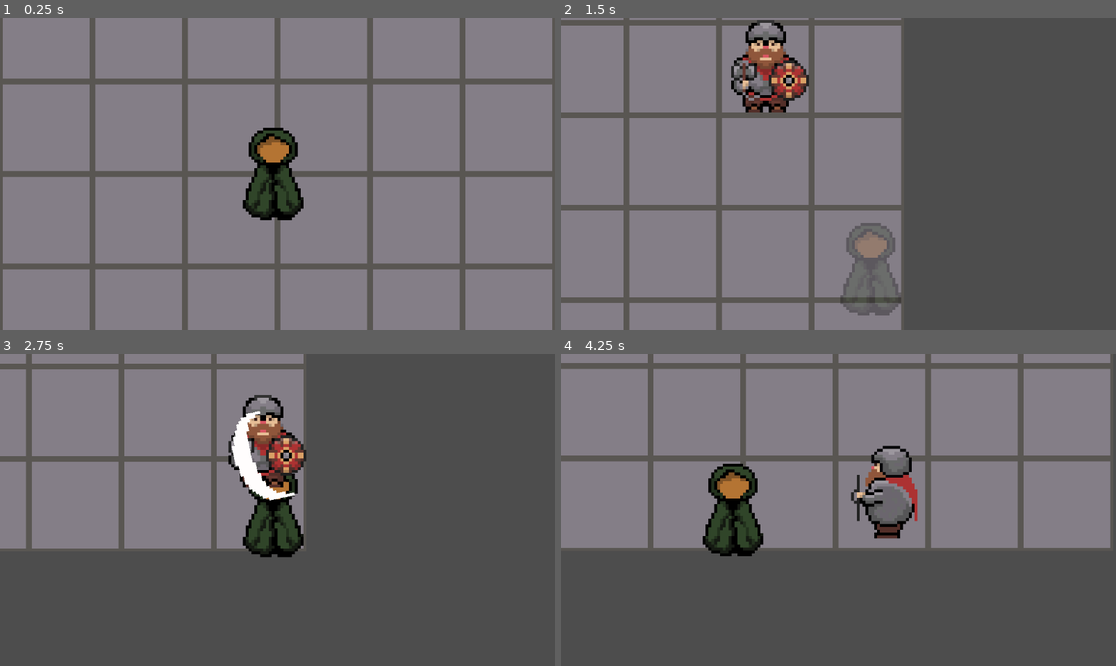
Above: before the commit, frames 1-4 (two rows, left to right).
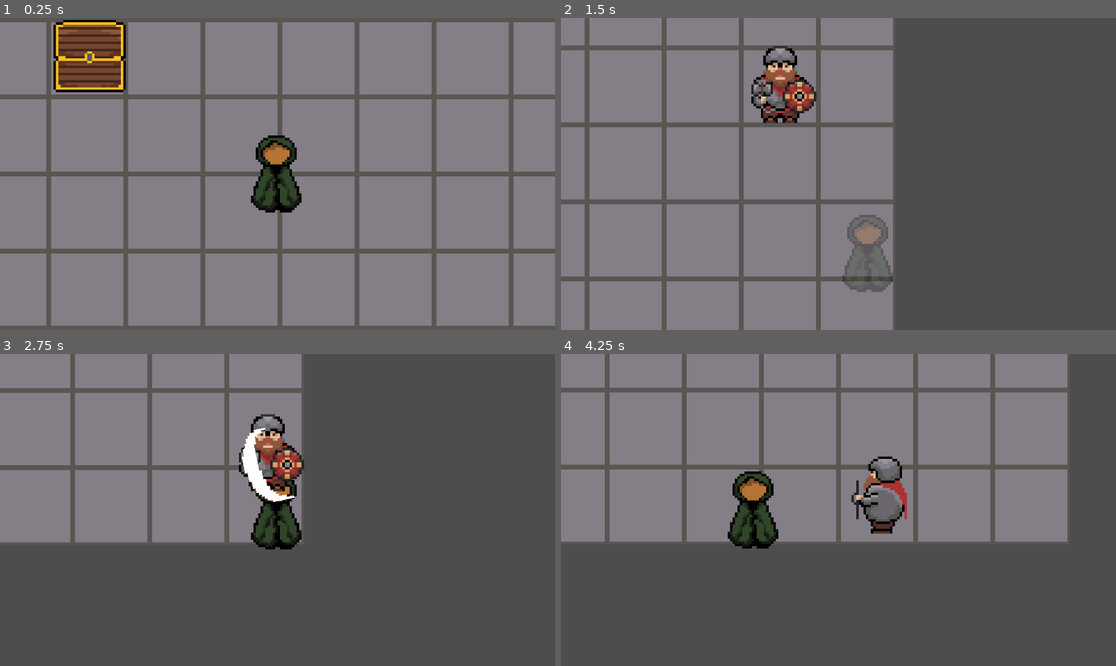
Above: after the commit, the same moments.

Repository: afilipovski/masked-descent
Game: Godot game, scene res://scenes/test_room.tscn
Two runs of this game, one before a commit and one after it. Both use one fixed random seed, a clock stepped at 60 frames per second and the inputs below. This scene is started directly instead of the project's main scene.
Inputs:
- Up to frame 1 (0.25 s): no input
- Up to frame 2 (1.5 s): tap Enter (ui_accept) at 0.5, 0.77 s; hold D (move_right) 0.53-1.28 s; tap E (Interact, bound only after the commit) at 0.6 s; hold S (move_down) from 1.28 s (still down); tap Tab (cycle_mask) at 1.35 s
- Up to frame 3 (2.75 s): tap Enter (ui_accept) at 1.52 s; tap E (Interact, bound only after the commit) at 1.55, 2.3 s; release S (move_down) at 2.03 s; hold D (move_right) from 2.03 s (still down); tap Shift (sprint) at 2.1 s
- Up to frame 4 (4.25 s): release D (move_right) at 2.78 s; hold W (move_up) 2.78-3.53 s; tap E (Interact, bound only after the commit) at 2.85, 3.6 s; tap Enter (ui_accept) at 3.02, 3.77 s; hold A (move_left) from 3.53 s (still down)

The runs differ from the first frame. In frame 1, 23% of the frame differs, in the area x 0-100%, y 0-100%; in frame 2, 19%; in frame 3, 11%; in frame 4, 21%.
Error in both runs: Invalid assignment of property or key 'texture' with value of type 'CompressedTexture2D' on a base object of type 'null instance'. (res://scripts/character_bod…

Commit message:
add treasure chest

Diff:
--- a/constants/inputs.gd
+++ b/constants/inputs.gd
@@ -10,3 +10,4 @@
 const SHOOT_DOWN = "shoot_down"
 const SPRINT = "sprint"
 const CYCLE_MASK = "cycle_mask"
+const INTERACT = "Interact"
--- a/project.godot
+++ b/project.godot
@@ -95,6 +95,11 @@
 "events": [Object(InputEventKey,"resource_local_to_scene":false,"resource_name":"","device":-1,"window_id":0,"alt_press …(195 unchanged characters)…
 ]
 }
+Interact={
+"deadzone": 0.2,
+"events": [Object(InputEventKey,"resource_local_to_scene":false,"resource_name":"","device":-1,"window_id":0,"alt_pressed":false,"shift_pressed":false,"ctrl_pressed":false,"meta_pressed":false,"pressed":false,"keycode":0,"physical_keycode":69,"key_label":0,"unicode":101,"location":0,"echo":false,"script":null)
+]
+}
 
 [layer_names]
 
--- a/scenes/swoosh_attack.tscn
+++ b/scenes/effects/swoosh_attack.tscn
@@ -1,7 +1,7 @@
 [gd_scene format=3 uid="uid://dlnsqouc8xk2q"]
 
 [ext_resource type="Texture2D" uid="uid://xl2mqy07k10h" path="res://assets/swoosh.png" id="1_t4mlk"]
-[ext_resource type="Script" uid="uid://bm3hlk1nxp57b" path="res://scripts/swoosh_attack.gd" id="1_ufuca"]
+[ext_resource type="Script" uid="uid://bm3hlk1nxp57b" path="res://scripts/effects/swoosh_attack.gd" id="1_ufuca"]
 
 [sub_resource type="AtlasTexture" id="AtlasTexture_ufuca"]
 atlas = ExtResource("1_t4mlk")
--- a/scenes/enemies/dwarf.tscn
+++ b/scenes/enemies/dwarf.tscn
@@ -1,8 +1,8 @@
 [gd_scene format=3 uid="uid://cs0uiq4hqgsgr"]
 
 [ext_resource type="Script" uid="uid://pjyhvkbqbarx" path="res://scripts/enemies/dwarf.gd" id="1_0g8kj"]
-[ext_resource type="Texture2D" uid="uid://s4ct1loxnuau" path="res://assets/enemies/dwarf_animated.png" id="2_uspnt"]
-[ext_resource type="PackedScene" uid="uid://bmnolqwq03q1k" path="res://scenes/swoosh_attack.tscn" id="2_ycnfq"]
+[ext_resource type="PackedScene" path="res://scenes/effects/swoosh_attack.tscn" id="2_jgtmn"]
+[ext_resource type="Texture2D" uid="uid://bia71o7pjfmc" path="res://assets/enemies/dwarf_animated.png" id="2_uspnt"]
 [ext_resource type="PackedScene" uid="uid://p7pbv3l0n55" path="res://scenes/death_effect.tscn" id="3_jgtmn"]
 
 [sub_resource type="AtlasTexture" id="AtlasTexture_eid3i"]
@@ -79,7 +79,7 @@
 collision_layer = 141
 collision_mask = 141
 script = ExtResource("1_0g8kj")
-attack_effect_scene = ExtResource("2_ycnfq")
+attack_effect_scene = ExtResource("2_jgtmn")
 death_effect_scene = ExtResource("3_jgtmn")
 
 [node name="AnimatedSprite2D" type="AnimatedSprite2D" parent="." unique_id=879989605]
--- /dev/null
+++ b/scenes/interactables/treasure_chest.tscn
@@ -0,0 +1,61 @@
+[gd_scene format=3 uid="uid://cvywpxd7v2p8d"]
+
+[ext_resource type="Script" uid="uid://cynxdhglwt2aa" path="res://scripts/interactables/treasure_chest.gd" id="1_2gubq"]
+[ext_resource type="Texture2D" uid="uid://cfonhkhtxh56a" path="res://assets/interactables/chest.png" id="2_fm1cr"]
+[ext_resource type="PackedScene" uid="uid://gernjnrb8k4q" path="res://scenes/ui/gem_selection.tscn" id="2_ih6cu"]
+
+[sub_resource type="AtlasTexture" id="AtlasTexture_ih6cu"]
+atlas = ExtResource("2_fm1cr")
+region = Rect2(0, 0, 32, 32)
+
+[sub_resource type="AtlasTexture" id="AtlasTexture_uw0it"]
+atlas = ExtResource("2_fm1cr")
+region = Rect2(32, 0, 32, 32)
+
+[sub_resource type="SpriteFrames" id="SpriteFrames_2gubq"]
+animations = [{
+"frames": [{
+"duration": 1.0,
+"texture": SubResource("AtlasTexture_ih6cu")
+}],
+"loop": true,
+"name": &"closed",
+"speed": 5.0
+}, {
+"frames": [{
+"duration": 1.0,
+"texture": SubResource("AtlasTexture_uw0it")
+}],
+"loop": true,
+"name": &"open",
+"speed": 5.0
+}]
+
+[sub_resource type="RectangleShape2D" id="RectangleShape2D_fm1cr"]
+size = Vector2(30, 30)
+
+[sub_resource type="CircleShape2D" id="CircleShape2D_fm1cr"]
+radius = 26.305893
+
+[node name="TreasureChest" type="Node2D" unique_id=451690977]
+script = ExtResource("1_2gubq")
+gem_selection_ui_scene = ExtResource("2_ih6cu")
+
+[node name="AnimatedSprite2D" type="AnimatedSprite2D" parent="." unique_id=1210712968]
+sprite_frames = SubResource("SpriteFrames_2gubq")
+animation = &"closed"
+frame_progress = 0.42045107
+
+[node name="CollisionShape2D" type="CollisionShape2D" parent="." unique_id=571133442]
+position = Vector2(0, 1)
+shape = SubResource("RectangleShape2D_fm1cr")
+
+[node name="StaticBody2D" type="StaticBody2D" parent="." unique_id=1184654693]
+collision_layer = 139
+collision_mask = 139
+
+[node name="Area2D" type="Area2D" parent="." unique_id=90042834]
+
+[node name="CollisionShape2D" type="CollisionShape2D" parent="Area2D" unique_id=2124034778]
+position = Vector2(0, 1)
+shape = SubResource("CircleShape2D_fm1cr")
--- a/scenes/main.tscn
+++ b/scenes/main.tscn
@@ -238,6 +238,9 @@
 
 [node name="Node2D" type="Node2D" parent="." unique_id=407149965]
 
+[node name="BossRoom2" parent="." unique_id=912229205 instance=ExtResource("6_tefeu")]
+position = Vector2(-67, 13)
+
 [connection signal="mask_changed" from="UI/MaskInventory" to="Player" method="_on_mask_changed"]
 [connection signal="dungeon_generated" from="TileMap" to="UI/MarginContainer/Minimap" method="update_dungeon_data"]
 [connection signal="player_died" from="Player" to="UI/GameOverScreen" method="show_game_over"]
--- a/scenes/test_room.tscn
+++ b/scenes/test_room.tscn
@@ -5,6 +5,7 @@
 [ext_resource type="Script" uid="uid://cg3nobg4uifa" path="res://scripts/character_body_2d.gd" id="3_503t6"]
 [ext_resource type="Texture2D" uid="uid://bu510rq3khy0q" path="res://assets/main_character.png" id="3_vqwjj"]
 [ext_resource type="PackedScene" uid="uid://cs0uiq4hqgsgr" path="res://scenes/enemies/dwarf.tscn" id="5_503t6"]
+[ext_resource type="PackedScene" uid="uid://cvywpxd7v2p8d" path="res://scenes/interactables/treasure_chest.tscn" id="6_mous7"]
 
 [sub_resource type="TileSetAtlasSource" id="TileSetAtlasSource_0e48y"]
 texture = ExtResource("1_4vge2")
@@ -41,7 +42,8 @@
 shape = SubResource("CircleShape2D_4vge2")
 
 [node name="Camera2D" type="Camera2D" parent="CharacterBody2D" unique_id=1704654455]
-zoom = Vector2(6, 6)
+position = Vector2(-1, 0)
+zoom = Vector2(5, 5)
 position_smoothing_enabled = true
 rotation_smoothing_enabled = true
 
@@ -50,3 +52,6 @@
 
 [node name="Dwarf" parent="." unique_id=830158451 instance=ExtResource("5_503t6")]
 position = Vector2(79, -114)
+
+[node name="TreasureChest" parent="." unique_id=451690977 instance=ExtResource("6_mous7")]
+position = Vector2(-79, -50)
--- /dev/null
+++ b/scenes/ui/gem_selection.tscn
@@ -0,0 +1,26 @@
+[gd_scene format=3 uid="uid://gernjnrb8k4q"]
+
+[ext_resource type="Script" uid="uid://b5kr3c3b2yidn" path="res://scripts/ui/gem_selection_ui.gd" id="1_0yb0w"]
+
+[node name="GemSelection" type="Node2D" unique_id=2017075593]
+script = ExtResource("1_0yb0w")
+
+[node name="Panel" type="Panel" parent="." unique_id=1306858135]
+offset_right = 40.0
+offset_bottom = 40.0
+
+[node name="VBoxContainer" type="VBoxContainer" parent="Panel" unique_id=1474372306]
+layout_mode = 0
+offset_right = 40.0
+offset_bottom = 40.0
+
+[node name="Label" type="Label" parent="Panel/VBoxContainer" unique_id=1251389141]
+layout_mode = 2
+text = "Choose a gem"
+
+[node name="ButtonContainer" type="HBoxContainer" parent="Panel/VBoxContainer" unique_id=1801295541]
+layout_mode = 2
+
+[node name="CancelButton" type="Button" parent="Panel/VBoxContainer/ButtonContainer" unique_id=544743322]
+layout_mode = 2
+text = "Cancel"
--- a/scripts/character_body_2d.gd
+++ b/scripts/character_body_2d.gd
@@ -25,6 +25,7 @@
 var mask_textures = []
 @onready var combat_manager: CombatManager = CombatManager.new()
 @onready var sprite: Sprite2D = $Sprite2D
+var movement_locked: bool = false
 
 signal health_changed(new_health: int)
 signal player_died
@@ -60,6 +61,12 @@
 	if Input.is_action_just_pressed(Inputs.CYCLE_MASK):
 		combat_manager.cycle_mask()
 		combat_manager.activate_mobility()
+
+	# Don't allow movement if locked (e.g., during UI interactions)
+	if movement_locked:
+		velocity = Vector2.ZERO
+		move_and_slide()
+		return
 
 	var direction := Input.get_vector(
 		Inputs.MOVE_LEFT,
@@ -112,6 +119,11 @@
 			Masks.Type.MOBILITY:
 				pass
 
+	# Check for interact input
+	if Input.is_action_just_pressed(Inputs.INTERACT):
+		_handle_interact_input()
+
+
 func _handle_knockback(delta: float) -> bool:
 	if knockback_velocity.length() > 0:
 		knockback_velocity = knockback_velocity.move_toward(Vector2.ZERO, knockback_friction * delta)
@@ -213,3 +225,24 @@
 	var offset = direction.normalized() * 20
 	hitbox.global_position = global_position + offset
 	hitbox.rotation = direction.angle()
+
+func lock_movement():
+	movement_locked = true
+
+func unlock_movement():
+	movement_locked = false
+
+func _handle_interact_input():
+	print("Player pressed interact key!")
+	# Find nearby interactables
+	var interactables = get_tree().get_nodes_in_group("interactables")
+	for interactable in interactables:
+		if interactable.has_method("_is_player_near") and interactable._is_player_near():
+			print("Found nearby interactable: ", interactable.name)
+			if interactable.has_method("open_chest"):
+				if not interactable.is_opened:
+					print("Opening chest...")
+					interactable.open_chest()
+				else:
+					print("Chest is already opened")
+			break
--- a/scripts/dungeon_generator.gd
+++ b/scripts/dungeon_generator.gd
@@ -24,14 +24,18 @@
 const ATLAS_COORDS = Vector2i(0, 0)
 
 const ENEMY_SCENE = preload("res://scenes/enemies/dwarf.tscn")
+const CHEST_SCENE = preload("res://scenes/interactables/treasure_chest.tscn")
+# Alternative: Load at runtime to debug
+# var CHEST_SCENE = load("res://scenes/interactables/treasure_chest.tscn")
 
 var rooms: Array[Rect2i] = []
 var room_connections: Array[Vector2i] = []
 var door_position: Vector2i = Vector2i.ZERO
 var total_enemies: int = 0
 var door_open: bool = false
-
-signal dungeon_generated(rooms_data: Array[Rect2i], stairs_position: Vector2i, connections: Array[Vector2i])
+var chest_position: Vector2i = Vector2i.ZERO
+
+signal dungeon_generated(rooms_data: Array[Rect2i], stairs_position: Vector2i, connections: Array[Vector2i], chest_pos: Vector2i)
 signal door_opened()
 
 func _ready():
@@ -43,6 +47,7 @@
 	room_connections.clear()
 	door_open = false
 	total_enemies = 0
+	chest_position = Vector2i.ZERO
 
 	fill_with_walls()
 
@@ -70,13 +75,9 @@
 
 	place_door()
 	total_enemies = spawn_enemies()
-
-
-	var stairs_pos = Vector2i.ZERO
-	if rooms.size() > 0:
-		stairs_pos = get_room_center(rooms[-1])
-
-	dungeon_generated.emit(rooms, stairs_pos, room_connections)
+	# Spawn chest after everything else is set up
+	call_deferred("spawn_chest_and_emit_signal")
+
 	print("Generated dungeon with ", rooms.size(), " rooms and ", total_enemies, " enemies")
 
 func fill_with_walls():
@@ -280,6 +281,77 @@
 	for enemy in enemies:
 		enemy.queue_free()
 
+func spawn_chest_and_emit_signal():
+	spawn_chest()
+
+	# Emit signal after chest is spawned
+	var stairs_pos = Vector2i.ZERO
+	if rooms.size() > 0:
+		stairs_pos = get_room_center(rooms[-1])
+
+	print("Emitting dungeon_generated signal with chest_position: ", chest_position)
+	dungeon_generated.emit(rooms, stairs_pos, room_connections, chest_position)
+
+func spawn_chest():
+	clear_existing_chests()
+
+	# Skip first room (player spawn) and last room (stairs)
+	# Randomly pick one room from the middle rooms to spawn a chest
+	if rooms.size() > 2:
+		var available_rooms = range(1, rooms.size() - 1) # Exclude first and last
+		var chest_room_index = available_rooms[randi() % available_rooms.size()]
+		var chest_room = rooms[chest_room_index]
+
+		# Find a good position in the room (not center, but not edge)
+		var spawn_pos = get_random_position_in_room(chest_room)
+		chest_position = spawn_pos
+
+		print("Attempting to spawn chest at tile position: ", spawn_pos)
+
+		if CHEST_SCENE == null:
+			print("ERROR: CHEST_SCENE is null!")
+			return
+
+		var chest_instance = CHEST_SCENE.instantiate()
+		if chest_instance == null:
+			print("ERROR: Failed to instantiate chest!")
+			return
+
+		var world_pos = map_to_local(spawn_pos)
+		print("World position calculated: ", world_pos)
+
+		chest_instance.position = world_pos # Use position instead of global_position
+		chest_instance.name = "GeneratedChest"
+
+		var parent = get_parent()
+		if parent == null:
+			print("ERROR: No parent found!")
+			return
+
+		parent.add_child(chest_instance)
+		print("Successfully spawned chest in room ", chest_room_index, " at tile position: ", spawn_pos)
+		print("Chest added to parent: ", parent.name)
+
+		# Verify the chest was added
+		await get_tree().process_frame
+		var found_chest = parent.get_node_or_null("GeneratedChest")
+		if found_chest:
+			print("Chest verified in scene tree at position: ", found_chest.position)
+		else:
+			print("ERROR: Chest not found in scene tree after adding!")
+	else:
+		print("Not enough rooms to spawn a chest")
+		chest_position = Vector2i.ZERO # Set to zero if no chest spawned
+
+func clear_existing_chests():
+	var chests = get_tree().get_nodes_in_group("interactables")
+	print("Clearing existing chests. Found ", chests.size(), " interactables")
+	for chest in chests:
+		print("Checking interactable: ", chest.name, ", script: ", chest.get_script())
+		if chest.get_script() and chest.get_script().get_global_name() == "TreasureChest":
+			print("Removing chest: ", chest.name)
+			chest.queue_free()
+
 func regenerate():
 	generate_dungeon()
 	get_tree().call_group(Groups.PLAYER, "reset_position")
--- /dev/null
+++ b/scripts/gem_data.gd
@@ -0,0 +1,42 @@
+class_name GemData
+extends Resource
+
+enum GemType {
+	RUBY,
+	SAPPHIRE,
+	EMERALD,
+	DIAMOND,
+	TOPAZ,
+	AMETHYST
+}
+
+@export var gem_type: GemType
+@export var gem_name: String
+@export var description: String
+@export var icon: Texture2D
+@export var rarity: int = 1 # 1=common, 2=uncommon, 3=rare, 4=epic, 5=legendary
+
+static func create_gem(type: GemType, name: String, desc: String, rarity: int = 1) -> GemData:
+	var gem = GemData.new()
+	gem.gem_type = type
+	gem.gem_name = name
+	gem.description = desc
+	gem.rarity = rarity
+	return gem
+
+static func get_random_gems(count: int = 3) -> Array[GemData]:
+	var gems: Array[GemData] = []
+	var available_gems = [
+		create_gem(GemType.RUBY, "Ruby of Power", "Increases attack damage", 2),
+		create_gem(GemType.SAPPHIRE, "Sapphire of Wisdom", "Increases mana regeneration", 2),
+		create_gem(GemType.EMERALD, "Emerald of Life", "Increases maximum health", 2),
+		create_gem(GemType.DIAMOND, "Diamond of Protection", "Reduces incoming damage", 3),
+		create_gem(GemType.TOPAZ, "Topaz of Speed", "Increases movement speed", 2),
+		create_gem(GemType.AMETHYST, "Amethyst of Focus", "Reduces spell cooldowns", 3)
+	]
+
+	available_gems.shuffle()
+	for i in range(min(count, available_gems.size())):
+		gems.append(available_gems[i])
+
+	return gems
--- /dev/null
+++ b/scripts/interactables/treasure_chest.gd
@@ -0,0 +1,141 @@
+extends Node2D
+class_name TreasureChest
+
+signal chest_opened(gems: Array[GemData])
+
+@export var gem_selection_ui_scene: PackedScene
+@export var is_opened: bool = false
+@export var gems_to_offer: int = 3
+
+var interaction_area: Area2D
+var animated_sprite: AnimatedSprite2D
+var gem_selection_ui: GemSelectionUI
+var player_nearby: bool = false
+
+func _ready():
+	add_to_group("interactables")
+	_setup_chest_nodes()
+
+func _setup_chest_nodes():
+	# Create StaticBody2D for chest collision if it doesn't exist
+	var static_body = get_node_or_null("StaticBody2D")
+	if not static_body:
+		static_body = StaticBody2D.new()
+		static_body.name = "StaticBody2D"
+		add_child(static_body)
+
+		var chest_collision = CollisionShape2D.new()
+		var chest_shape = RectangleShape2D.new()
+		chest_shape.size = Vector2(32, 32)
+		chest_collision.shape = chest_shape
+		static_body.add_child(chest_collision)
+		print("Created chest collision shape")
+
+	# Create sprite if it doesn't exist
+	if not get_node_or_null("AnimatedSprite2D") and not get_node_or_null("Sprite2D"):
+		var sprite = Sprite2D.new()
+		# You can set a placeholder texture here if needed
+		add_child(sprite)
+		print("Created chest sprite")
+
+	# Create interaction area if it doesn't exist
+	interaction_area = get_node_or_null("InteractionArea")
+	if not interaction_area:
+		interaction_area = Area2D.new()
+		interaction_area.name = "InteractionArea"
+		interaction_area.collision_mask = 255  # Detect all layers for testing
+		interaction_area.monitoring = true
+		add_child(interaction_area)
+
+		# Create interaction collision shape
+		var interaction_collision = CollisionShape2D.new()
+		var interaction_shape = CircleShape2D.new()
+		interaction_shape.radius = 80.0  # Make it bigger for testing
+		interaction_collision.shape = interaction_shape
+		interaction_area.add_child(interaction_collision)
+		print("Created interaction area with collision mask 255 and radius 80")
+
+	# Connect signals
+	if interaction_area and not interaction_area.body_entered.is_connected(_on_player_entered):
+		interaction_area.body_entered.connect(_on_player_entered)
+		interaction_area.body_exited.connect(_on_player_exited)
+		print("Connected interaction area signals")
+
+	# Get animated sprite or sprite
+	animated_sprite = get_node_or_null("AnimatedSprite2D")
+	if animated_sprite:
+		if is_opened:
+			animated_sprite.play("open")
+		else:
+			animated_sprite.play("closed")
+
+func _on_player_entered(body: Node2D):
+	print("Body entered interaction area: ", body.name, " groups: ", body.get_groups())
+	if body.is_in_group("player"):
+		player_nearby = true
+		if not is_opened:
+			# Show interaction prompt
+			print("Press E to open chest")
+		else:
+			print("Chest is already opened")
+
+func _on_player_exited(body: Node2D):
+	print("Body exited interaction area: ", body.name)
+	if body.is_in_group("player"):
+		player_nearby = false
+		# Hide interaction prompt
+		print("Left chest area")
+
+# Input handling moved to player script
+
+func _is_player_near() -> bool:
+	return player_nearby
+
+func open_chest():
+	if is_opened:
+		return
+
+	is_opened = true
+
+	# Play opening animation
+	if animated_sprite and animated_sprite.sprite_frames and animated_sprite.sprite_frames.has_animation("opening"):
+		animated_sprite.play("opening")
+		await animated_sprite.animation_finished
+		animated_sprite.play("open")
+	elif animated_sprite and animated_sprite.sprite_frames and animated_sprite.sprite_frames.has_animation("open"):
+		animated_sprite.play("open")
+
+	# Generate random gems
+	var available_gems = GemData.get_random_gems(gems_to_offer)
+
+	# Show gem selection UI
+	_show_gem_selection(available_gems)
+
+func _show_gem_selection(gems: Array[GemData]):
+	# Create UI if it doesn't exist
+	if not gem_selection_ui:
+		# Create the UI programmatically since we don't have a scene file
+		gem_selection_ui = GemSelectionUI.new()
+
+		# Create a CanvasLayer to ensure UI renders above everything and ignores camera
+		var canvas_layer = CanvasLayer.new()
+		canvas_layer.layer = 100  # High layer to render on top
+		get_tree().current_scene.add_child(canvas_layer)
+		canvas_layer.add_child(gem_selection_ui)
+
+		gem_selection_ui.gem_selected.connect(_on_gem_selected)
+		gem_selection_ui.selection_cancelled.connect(_on_selection_cancelled)
+
+	if gem_selection_ui:
+		gem_selection_ui.show_gem_selection(gems)
+
+func _on_gem_selected(gem: GemData):
+	print("Player selected: ", gem.gem_name)
+	chest_opened.emit([gem])
+
+	# TODO: Add gem to player's mask inventory
+	# PlayerInventory.add_gem(gem)
+
+func _on_selection_cancelled():
+	print("Player cancelled gem selection")
+	# Could re-close the chest or keep it open
--- a/scripts/minimap.gd
+++ b/scripts/minimap.gd
@@ -9,6 +9,7 @@
 @export var current_room_color = Color(0.8, 0.8, 0.8)
 @export var corridor_color = Color(0.6, 0.6, 0.6)
 @export var player_color = Color(0, 1, 1)
+@export var chest_color = Color(1, 0.8, 0.2)
 
 var minimap_size = Vector2(150, 150)
 
@@ -17,6 +18,7 @@
 var map_bounds = Rect2i()
 var stairs_position = Vector2i.ZERO
 var door_open: bool = false
+var chest_position = Vector2i.ZERO
 var current_room_index = -1
 var player: Node2D = null
 var tilemap: TileMap = null
@@ -54,6 +56,7 @@
 	_draw_corridors()
 	_draw_rooms()
 	_draw_stairs()
+	_draw_chest()
 	_draw_player()
 
 func _process(_delta):
@@ -72,10 +75,18 @@
 func update_dungeon_data(
 	new_rooms: Array[Rect2i],
 	new_stairs_position: Vector2i,
-	connections: Array[Vector2i]
+	connections: Array[Vector2i],
+	new_chest_position: Vector2i = Vector2i.ZERO
 ) -> void:
+	print("Minimap received dungeon data:")
+	print("  Rooms: ", new_rooms.size())
+	print("  Stairs position: ", new_stairs_position)
+	print("  Chest position: ", new_chest_position)
+	print("  Connections: ", connections.size())
+
 	rooms = new_rooms
 	stairs_position = new_stairs_position
+	chest_position = new_chest_position
 	room_connections = connections
 	door_open = false
 	calculate_map_bounds()
@@ -163,6 +174,25 @@
 	door_open = true
 	queue_redraw()
 
+func _draw_chest():
+	print("_draw_chest called with chest_position: ", chest_position)
+	if chest_position == Vector2i.ZERO:
+		print("Chest position is zero, not drawing")
+		return
+
+	var chest_minimap_pos = dungeon_to_minimap(Vector2(chest_position))
+	print("Chest minimap position: ", chest_minimap_pos)
+
+	# Draw chest as a square
+	var chest_size = 6.0 # Made it bigger for visibility
+	var chest_rect = Rect2(
+		chest_minimap_pos - Vector2(chest_size / 2, chest_size / 2),
+		Vector2(chest_size, chest_size)
+	)
+	draw_rect(chest_rect, chest_color, true)
+	draw_rect(chest_rect, Color.BLACK, false, 1.0) # Border
+	print("Drew chest rectangle at: ", chest_rect)
+
 func _draw_player():
 	if not player or not tilemap:
 		return
--- /dev/null
+++ b/scripts/ui/gem_selection_ui.gd
@@ -0,0 +1,116 @@
+extends Control
+class_name GemSelectionUI
+
+signal gem_selected(gem: GemData)
+signal selection_cancelled
+
+@export var gem_button_scene: PackedScene
+
+var available_gems: Array[GemData] = []
+var panel: Panel
+var button_container: HBoxContainer
+var cancel_button: Button
+
+func show_gem_selection(gems: Array[GemData]):
+	available_gems = gems
+	_create_gem_buttons()
+
+	# Lock player movement when UI is shown
+	var players = get_tree().get_nodes_in_group("player")
+	if players.size() > 0:
+		players[0].lock_movement()
+
+	show()
+
+func _create_gem_buttons():
+	# Clear existing buttons
+	for child in button_container.get_children():
+		child.queue_free()
+
+	# Create button for each gem
+	for gem in available_gems:
+		var button = Button.new()
+		button.text = gem.gem_name + "\n" + gem.description
+		button.size_flags_horizontal = Control.SIZE_EXPAND_FILL
+		button.size_flags_vertical = Control.SIZE_EXPAND_FILL
+		button.custom_minimum_size = Vector2(430, 275)  # 330 * 1.3, 210 * 1.3
+
+		# Color button based on rarity
+		var style = StyleBoxFlat.new()
+		match gem.rarity:
+			1: style.bg_color = Color.GRAY
+			2: style.bg_color = Color.GREEN
+			3: style.bg_color = Color.BLUE
+			4: style.bg_color = Color.PURPLE
+			5: style.bg_color = Color.GOLD
+		button.add_theme_stylebox_override("normal", style)
+
+		button.add_theme_font_size_override("font_size", 31)  # 24 * 1.3
+		button.pressed.connect(_on_gem_button_pressed.bind(gem))
+
+		button_container.add_child(button)
+
+func _on_gem_button_pressed(gem: GemData):
+	gem_selected.emit(gem)
+	_unlock_player_movement()
+	hide()
+
+func _on_cancel_button_pressed():
+	selection_cancelled.emit()
+	_unlock_player_movement()
+	hide()
+
+func _ready():
+	_create_ui_elements()
+
+func _unlock_player_movement():
+	# Unlock player movement when UI is hidden
+	var players = get_tree().get_nodes_in_group("player")
+	if players.size() > 0:
+		players[0].unlock_movement()
+
+func _create_ui_elements():
+	# Set up the main control to fill the screen
+	anchors_preset = Control.PRESET_FULL_RECT
+
+	# Get viewport size to center properly
+	var viewport_size = get_viewport().get_visible_rect().size
+
+	# Create main panel - even bigger
+	panel = Panel.new()
+	panel.size = Vector2(1750, 975)  # 1350 * 1.3, 750 * 1.3
+	panel.position = Vector2((viewport_size.x - 1750) / 2, (viewport_size.y - 975) / 2)
+	add_child(panel)
+
+	# Create VBoxContainer with scaled margins
+	var vbox = VBoxContainer.new()
+	vbox.position = Vector2(60, 60)  # 45 * 1.3
+	vbox.size = Vector2(1630, 855)  # Panel size minus margins (1750-120, 975-120)
+	vbox.add_theme_constant_override("separation", 40)  # 30 * 1.3
+	panel.add_child(vbox)
+
+	# Create title label
+	var title_label = Label.new()
+	title_label.text = "Choose a Gem"
+	title_label.horizontal_alignment = HORIZONTAL_ALIGNMENT_CENTER
+	title_label.add_theme_font_size_override("font_size", 62)  # 48 * 1.3
+	vbox.add_child(title_label)
+
+	# Create button container
+	button_container = HBoxContainer.new()
+	button_container.alignment = BoxContainer.ALIGNMENT_CENTER
+	button_container.size_flags_horizontal = Control.SIZE_EXPAND_FILL
+	button_container.size_flags_vertical = Control.SIZE_EXPAND_FILL
+	button_container.add_theme_constant_override("separation", 58)  # 45 * 1.3
+	vbox.add_child(button_container)
+
+	# Create cancel button
+	cancel_button = Button.new()
+	cancel_button.text = "Cancel"
+	cancel_button.custom_minimum_size = Vector2(293, 98)  # 225 * 1.3, 75 * 1.3
+	cancel_button.add_theme_font_size_override("font_size", 35)  # 27 * 1.3
+	cancel_button.pressed.connect(_on_cancel_button_pressed)
+	vbox.add_child(cancel_button)
+
+	# Initially hide the UI
+	hide()
Binary file added: assets/interactables/chest.png
Not shown, added: assets/interactables/chest.png.import
Renamed: scripts/swoosh_attack.gd -> scripts/effects/swoosh_attack.gd
Renamed: scripts/swoosh_attack.gd.uid -> scripts/effects/swoosh_attack.gd.uid
Not shown, added: scripts/gem_data.gd.uid
Not shown, added: scripts/interactables/treasure_chest.gd.uid
Not shown, added: scripts/ui/gem_selection_ui.gd.uid
